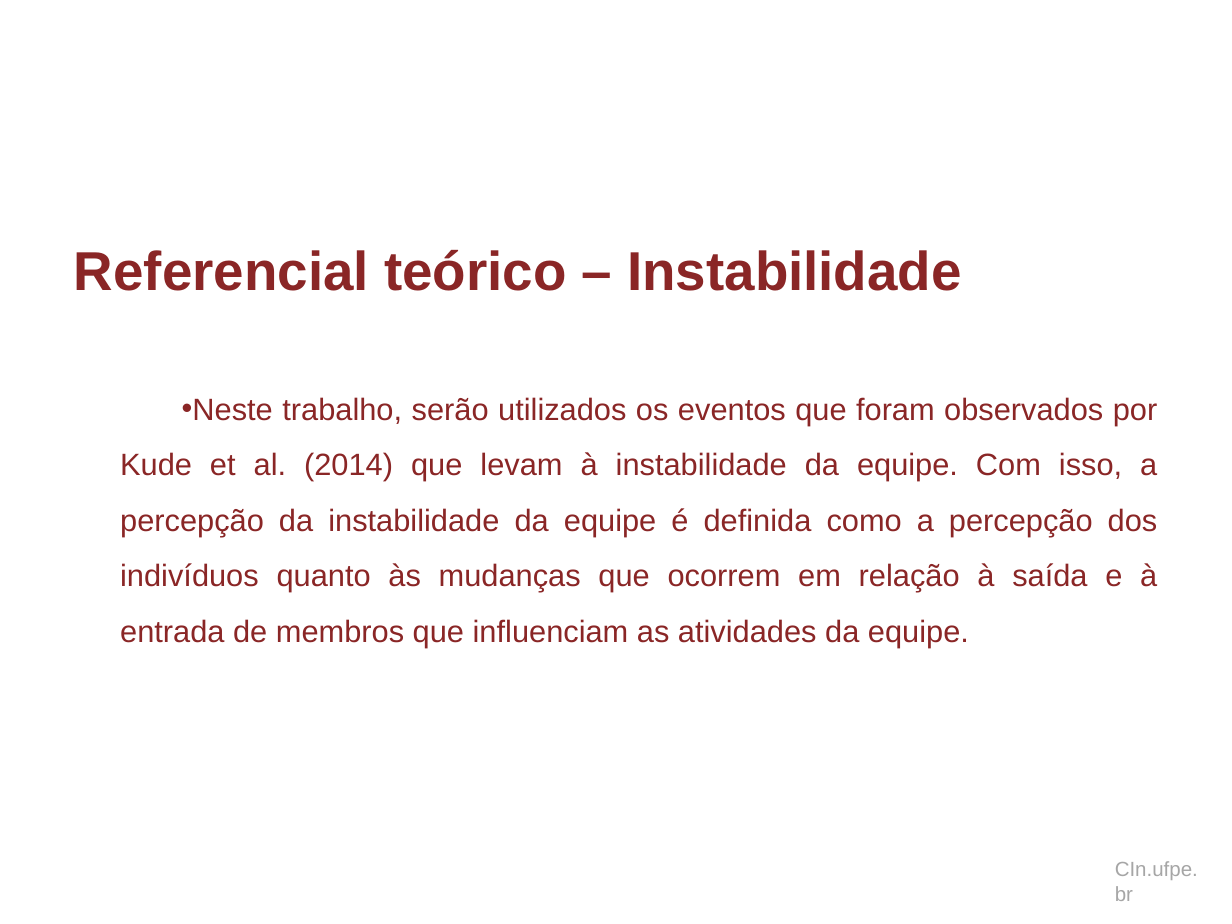
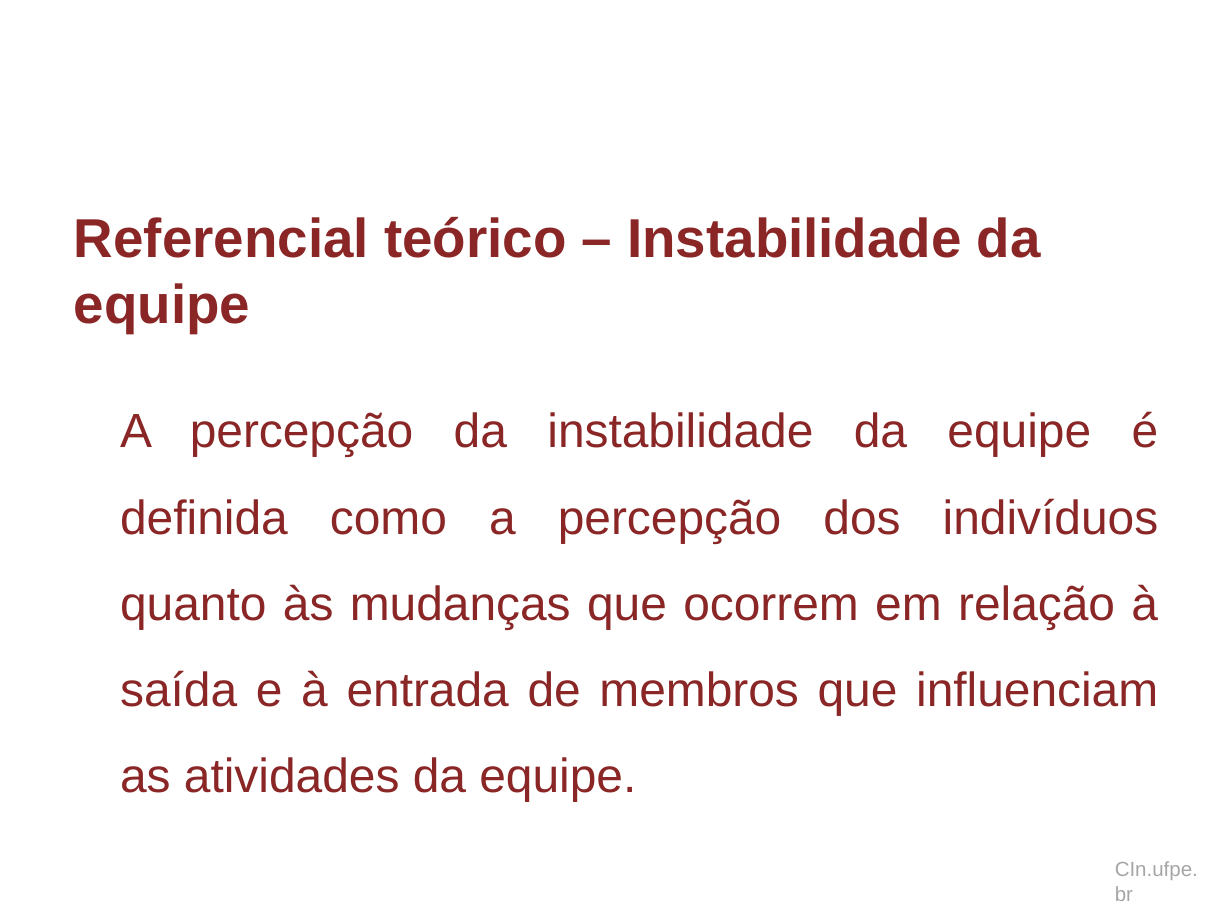
Before and after one commit to dan1lo/doutoradoR, a slide deck: slide 33 of apresentacao doutorado.pptx (slide 34 before the commit). Drawn at 1232x924 pixels with LibreOffice and Linux fonts; fonts in the diff are those of the drawing; background and template pictures are left out. Boxes give left, top, right and bottom in pixels: in the first picture for what was removed or moved away, otherwise in the second. Text is boxed around its words. In the diff, an @@ line names an element or a change of style, - is before the commit and + after.

```diff
--- a/apresentacao doutorado.pptx
+++ b/apresentacao doutorado.pptx
@@ title at (x1=74, y1=217, x2=1041, y2=333): text changed @@
-Referencial teórico – Instabilidade
+Referencial teórico – Instabilidade da equipe
@@ text at (x1=120, y1=411, x2=1159, y2=802): text changed; size 18 to 28 pt @@
-• Neste trabalho, serão utilizados os eventos que foram observados por Kude et al. (2014) que levam à instabilidade da equipe. Com isso, a percepção da instabilidade da equipe é definida como a percepção dos indivíduos quanto às mudanças que ocorrem em relação à saída e à entrada de membros que influenciam as atividades da equipe.
+A percepção da instabilidade da equipe é definida como a percepção dos indivíduos quanto às mudanças que ocorrem em relação à saída e à entrada de membros que influenciam as atividades da equipe.
```
Also in this commit, not shown: 55 other slides changed, 33 slides added, 12 slides removed, 1 other file.
